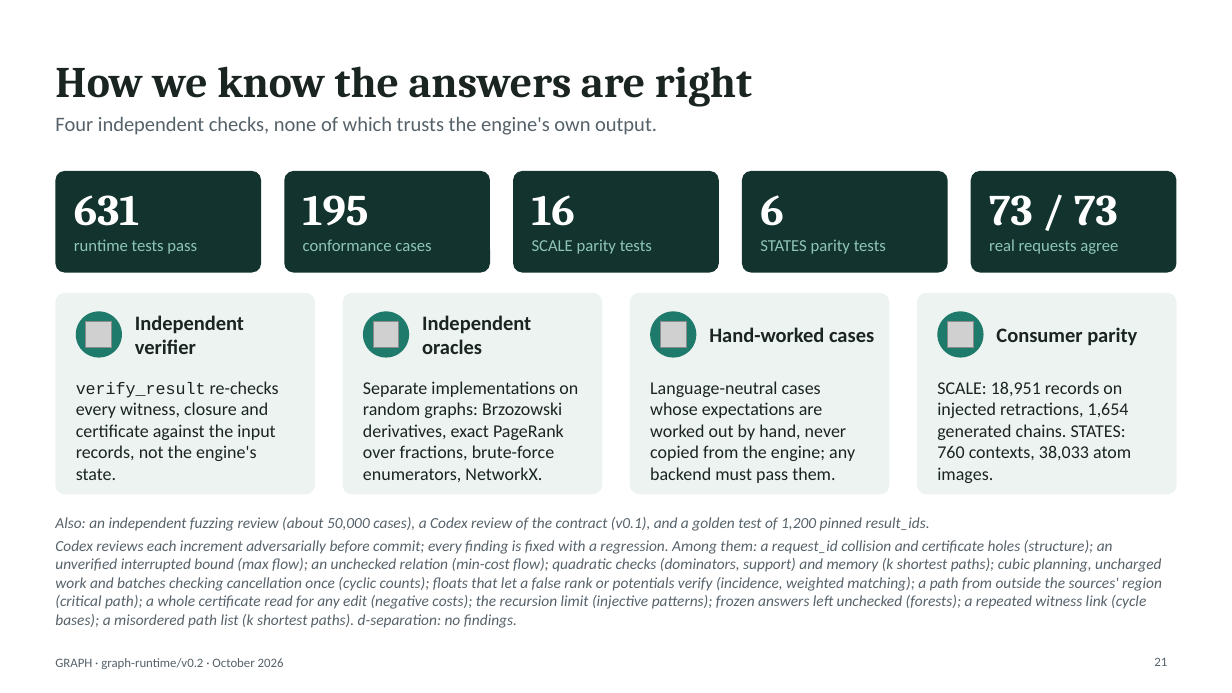
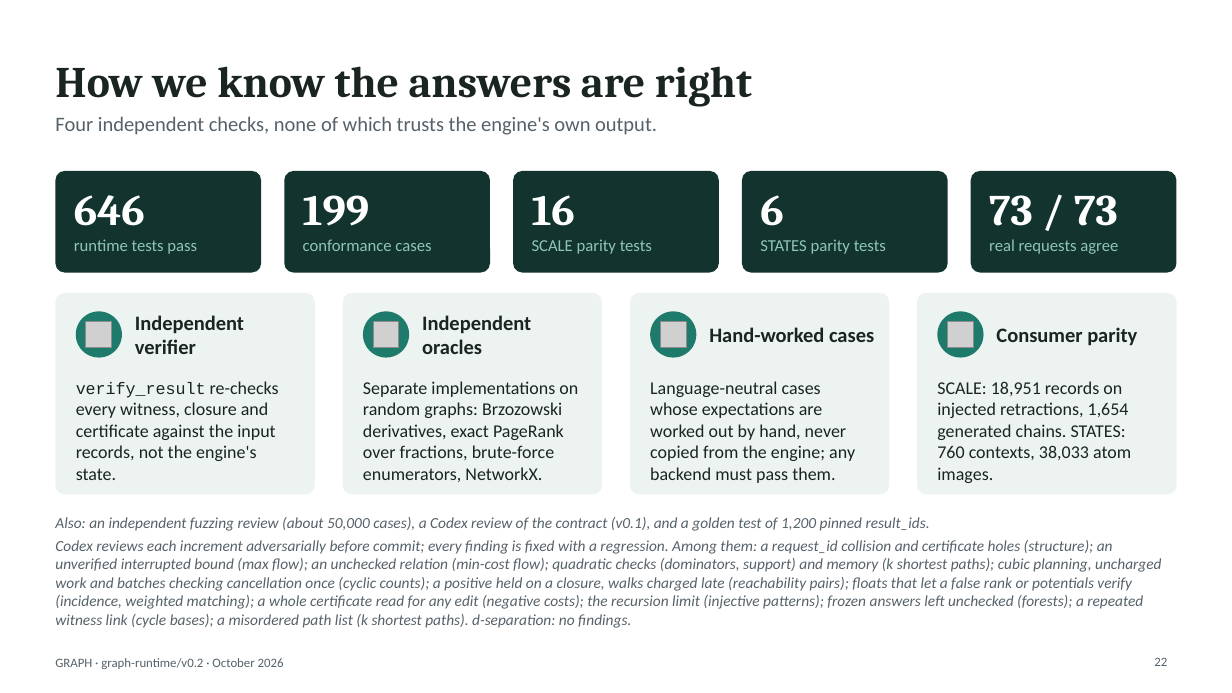
Before and after one commit to hlxin/graph, a slide deck: slide 22 of docs/GRAPH_slides.pptx (slide 21 before the commit). Drawn at 1232x693 pixels with LibreOffice and Linux fonts; fonts in the diff are those of the drawing; grey boxes stand for pictures. Boxes give left, top, right and bottom in pixels: in the first picture for what was removed or moved away, otherwise in the second. Text is boxed around its words. In the diff, an @@ line names an element or a change of style, - is before the commit and + after.

```diff
--- a/docs/GRAPH_slides.pptx
+++ b/docs/GRAPH_slides.pptx
@@ text at <box>74,195,145,226</box>: text changed @@
-631
+646
@@ text at <box>303,195,370,226</box>: text changed @@
-195
+199
@@ text at <box>55,540,1161,628</box>: text changed @@
-Codex reviews each increment adversarially before commit; every finding is fixed with a regression. Among them: a request_id collision and certificate holes (structure); an unverified interrupted bound (max flow); an unchecked relation (min-cost flow); quadratic checks (dominators, support) and memory (k shortest paths); cubic planning, uncharged work and batches checking cancellation once (cyclic counts); floats that let a false rank or potentials verify (incidence, weighted matching); a path from outside the sources' region (critical path); a whole certificate read for any edit (negative costs); the recursion limit (injective patterns); frozen answers left unchecked (forests); a repeated witness link (cycle bases); a misordered path list (k shortest paths). d-separation: no findings.
+Codex reviews each increment adversarially before commit; every finding is fixed with a regression. Among them: a request_id collision and certificate holes (structure); an unverified interrupted bound (max flow); an unchecked relation (min-cost flow); quadratic checks (dominators, support) and memory (k shortest paths); cubic planning, uncharged work and batches checking cancellation once (cyclic counts); a positive held on a closure, walks charged late (reachability pairs); floats that let a false rank or potentials verify (incidence, weighted matching); a whole certificate read for any edit (negative costs); the recursion limit (injective patterns); frozen answers left unchecked (forests); a repeated witness link (cycle bases); a misordered path list (k shortest paths). d-separation: no findings.
@@ page number at <box>1154,657,1167,666</box>: text changed @@
-21
+22
```
Also in this commit, not shown: 7 other slides changed, 1 slide added, 3 other files.
